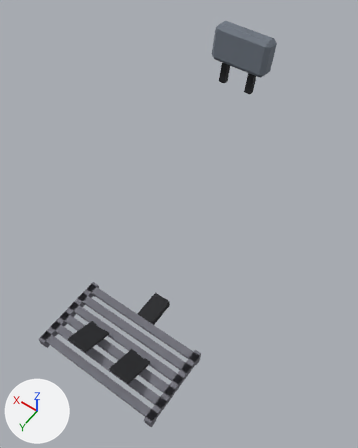
A saved change to the glTF model assets/models/furniture/pilot_seat/pilot_seat.glb.
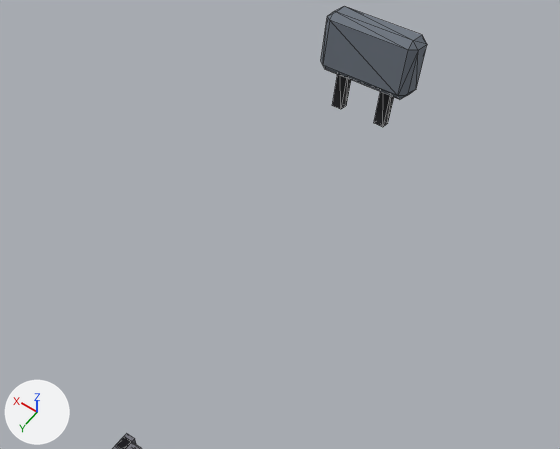
Old and new are each drawn whole from a 50 mm lens placed at (-0.721, 1.079, 2.031), pointed at (-0.047, 0.135, 0.547) and again close up on the part from 4% to 100% of the width and 4% to 65% of the height. Arrows for +X, +Y and +Z are at lower left; the lights stay in place. The older version's two pictures come first. The close-ups show mesh edges as thin lines. Vertices at exactly the same position are counted once.

The scene before the commit, as lines of its bpy script (objects in view):
```python
me_pilotseatextras = bpy.data.meshes.new('PilotSeatExtras')
me_pilotseatextras.from_pydata(...)  # 208 vertices, 336 faces; spans x -0.3..0.3, y -0.36..0.68, z 0.0..1.104
# faces by material slot: [44, 124, 168]
me_pilotseatextras.materials.append(mat_interior_panel)  # grey #6e7681
me_pilotseatextras.materials.append(mat_trim_black)  # black #1b1c20
me_pilotseatextras.materials.append(mat_hull_metal)  # grey #6f6f78
ob_pilotseatextras = bpy.data.objects.new('PilotSeatExtras', me_pilotseatextras)
ob_pilotseatextras.location = (0.0, 0.0, 0.0)
```
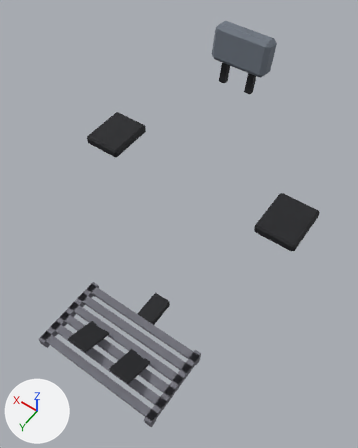
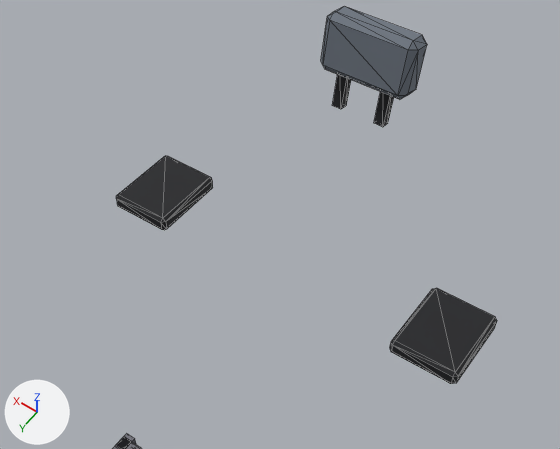
Pixel boxes [x1, y1, x2, y2] of what changed, in the close-ups (560 x 449 px):
'PilotSeatExtras', reshaped
    before: [112, 6, 427, 449]
    after: [112, 6, 497, 449]
part 1 of me_pilotseatextras, added (black)
    after: [390, 288, 497, 384]
part 2 of me_pilotseatextras, added (black)
    after: [116, 156, 213, 230]

Diff of the bpy script that builds the scene:
```diff
--- a/assets/models/furniture/pilot_seat/pilot_seat.glb.py
+++ b/assets/models/furniture/pilot_seat/pilot_seat.glb.py
@@ me_pilotseatextras @@
 # used by ob_pilotseatextras; location = (0.0, 0.0, 0.0)
-me_pilotseatextras.from_pydata(...)  # 208 vertices, 336 faces; spans x -0.3..0.3, y -0.36..0.68, z 0.0..1.104
+me_pilotseatextras.from_pydata(...)  # 256 vertices, 424 faces; spans x -0.475..0.475, y -0.36..0.68, z 0.0..1.104
+# me_pilotseatextras part 1: a new loose piece of 24 vertices spanning x -0.475..-0.315, y -0.14..0.06, z 0.62..0.66, in mat_trim_black (black #1b1c20)
+# me_pilotseatextras part 2: a new loose piece of 24 vertices spanning x 0.315..0.475, y -0.14..0.06, z 0.62..0.66, in mat_trim_black (black #1b1c20)
 me_pilotseatextras.materials.append(mat_interior_panel)
```
